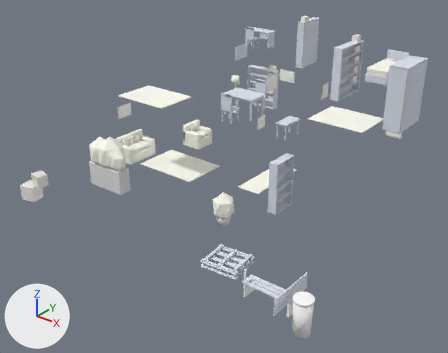
The glTF model assets/models/props.glb, before and after one commit.
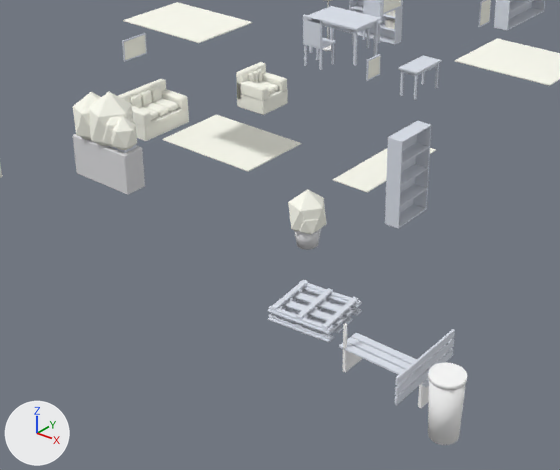
There are two pictures of each version: one whole from a camera (50 mm lens) standing at (12.37, -18.91, 10.29) and looking at (-0.12, -3.31, 0.62), one close up on the part from 11% to 82% of the width and 24% to 100% of the height. The axes (+X, +Y, +Z) are drawn at lower left. The lights are the same throughout. The older version's two pictures come first. Where no turn or scale is listed for an object, it has been applied to the vertices. Vertices at exactly the same position are counted once.

In view in the first close-up: 'Banco_Patio', 'Butaca_Salon', 'Cubo_Patio', 'Decor_NoCol', 'Despensa_Cocina', 'Estante_Estudio', 'Maceta_Patio', 'Macetero_Patio', 'Mesa_Galeria', 'Pales_Patio', 'Silla_Galeria_2', 'Sofa_Salon' and 3 more.
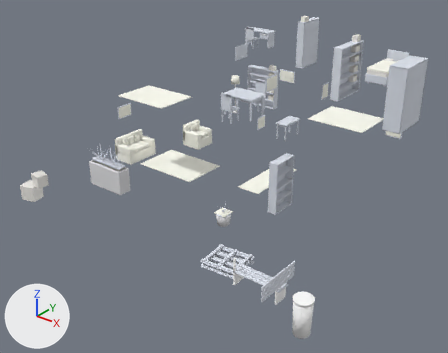
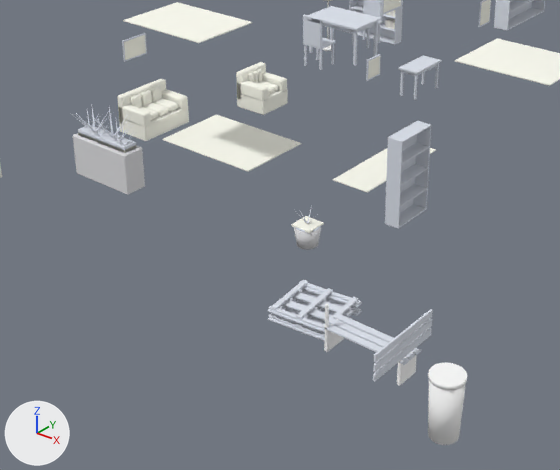
Boxes (x1, y1, x2, y2) around the edits, measured in the close-ups (560 x 470 px; the box of a moved part takes in the faces that stretch with it):
'Banco_Patio', moved
    before: (339, 323, 455, 408)
    after: (321, 304, 433, 386)
'Macetero_Patio', reshaped (14% shorter)
    before: (73, 92, 145, 195)
    after: (73, 107, 145, 195)
'Maceta_Patio', reshaped (15% narrower, 29% shorter)
    before: (288, 189, 327, 250)
    after: (291, 207, 324, 250)
part 1 of me_macetero_patio, added
    after: (78, 132, 136, 153)
part 2 of me_macetero_patio, moved or reshaped
    before: (73, 92, 137, 150)
    after: (73, 107, 135, 145)
part 3 of me_maceta_patio, added
    after: (291, 216, 324, 233)
part 4 of me_maceta_patio, cut back
    before: (288, 189, 327, 235)
    after: (298, 207, 316, 224)

Edits to the bpy script that builds the scene:
```text
Change me_macetero_patio:
    used by ob_macetero_patio; location = (-3.6, -5.6, 0.0)
    remove me_macetero_patio.from_pydata(...)  # 144 vertices, 252 faces; spans x -0.9..0.87, y -0.39..0.5, z 0.0..2.02
    add me_macetero_patio.from_pydata(...)  # 264 vertices, 260 faces; spans x -0.86..0.85, y -0.37..0.45, z 0.0..1.53
    me_macetero_patio part 1: the loose piece of 24 vertices spanning x -0.71..0.71, y -0.16..0.16, z 0.89..1.03 is copied, and the copy is scaled about its middle by (1, 1.02, 0.726), then moved by (0.0, 0.0, -0.04), in mat_house_fabric (white #fffff3); it spans x -0.71..0.71, y -0.16..0.16, z 0.87..0.97
    me_macetero_patio part 2
    66 vertices are removed from x -0.9..0.87, y -0.39..0.5, z 0.78..2.02
    120 faces are deleted
    6 vertices move from x -0.6..0.12, y -0.06..0.06, z 0.66..1.69 to x -0.8..-0.17, y -0.36..0.07, z 0.98..1.43
    152 vertices are added at x -0.86..0.85, y -0.37..0.45, z 0.98..1.53
    5 new vertices lie (0.04, 0.0, 0.0) away from vertices in x -0.62..0.58, y -0.06..0.06, z 0.98
    5 new vertices lie (0.0, 0.04, 0.0) away from vertices in x -0.6..0.6, y -0.08..0.06, z 0.81..0.98
    84 new faces join them, mat_house_wood (white #dde2ec)
Change me_maceta_patio:
    used by ob_maceta_patio; location = (1.3, -5.1, 0.0)
    remove me_maceta_patio.from_pydata(...)  # 96 vertices, 176 faces; spans x -0.358..0.358, y -0.34..0.34, z 0.0..1.16
    add me_maceta_patio.from_pydata(...)  # 116 vertices, 192 faces; spans x -0.256..0.256, y -0.26..0.26, z 0.0..0.728
    me_maceta_patio part 3: a new loose piece of 24 vertices spanning x -0.216..0.216, y -0.216..0.216, z 0.405..0.445, in mat_house_fabric (white #fffff3)
    me_maceta_patio part 4
    22 vertices are removed from x -0.358..0.358, y -0.34..0.34, z 0.431..1.16
    40 faces are deleted
    2 vertices move from x 0.0..0.12, y -0.1..0.0, z 0.16..0.272 to x 0.0, y -0.012..0.012, z 0.44
    18 vertices are added at x -0.211..0.198, y -0.214..0.227, z 0.44..0.728
    12 new faces join them, mat_house_wood (white #dde2ec)
Change ob_banco_patio:
    ob_banco_patio.location: (4.9, -7.6, 0.0) -> (4.35, -7.35, 0.0)
```
